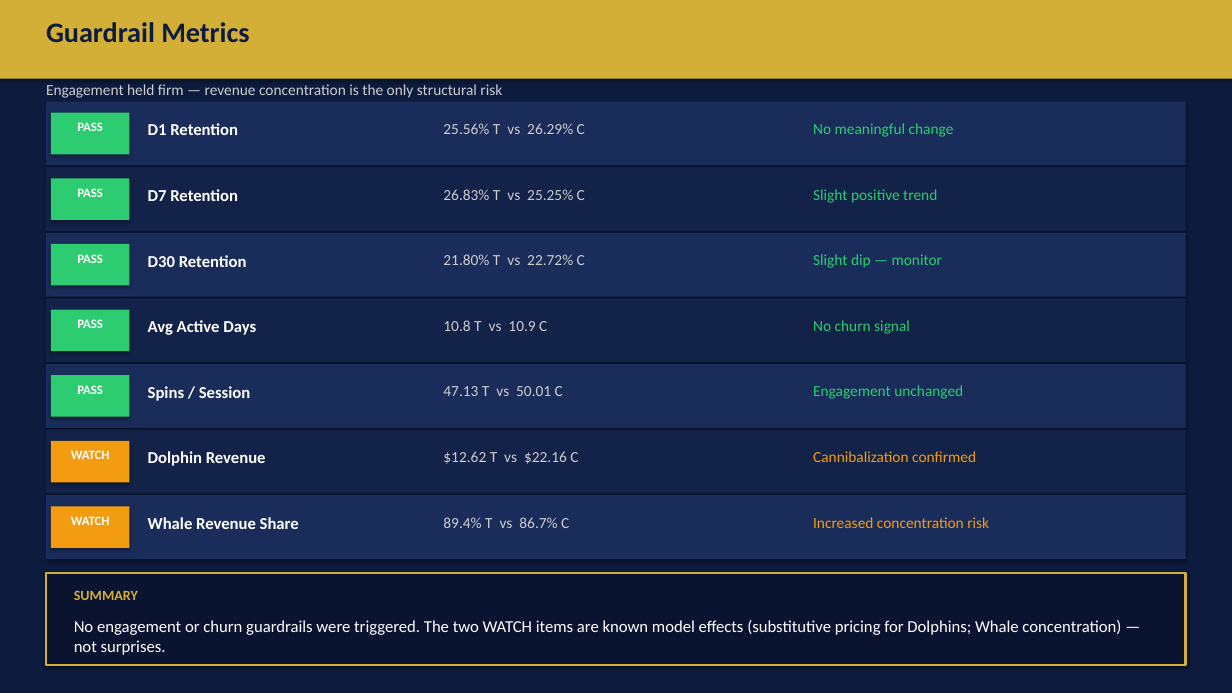
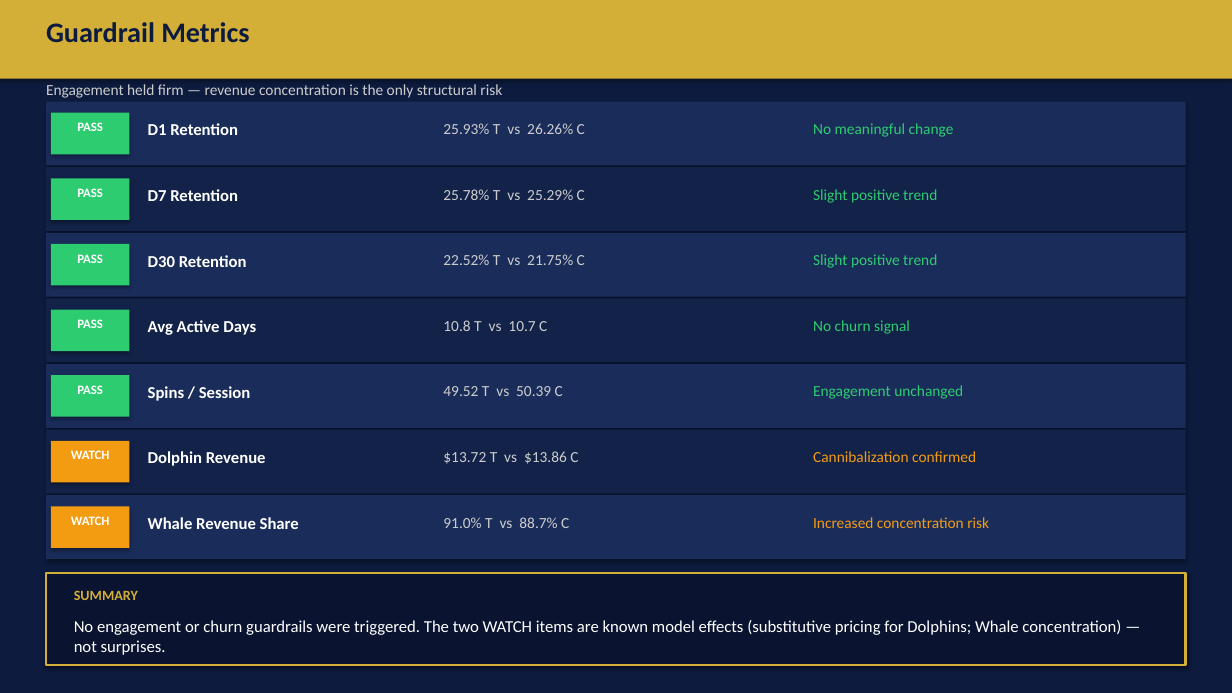
Before and after one commit to DannyEzersky/royal-flush-casino, a slide deck: slide 8 of exports/royal_spin_ab_test.pptx. Drawn at 1232x693 pixels with LibreOffice and Linux fonts; fonts in the diff are those of the drawing. Boxes give left, top, right and bottom in pixels: in the first picture for what was removed or moved away, otherwise in the second. Text is boxed around its words. In the diff, an @@ line names an element or a change of style, - is before the commit and + after.

```diff
--- a/exports/royal_spin_ab_test.pptx
+++ b/exports/royal_spin_ab_test.pptx
@@ text at (x1=443, y1=123, x2=585, y2=134): text changed @@
-25.56% T vs 26.29% C
+25.93% T vs 26.26% C
@@ text at (x1=443, y1=189, x2=585, y2=200): text changed @@
-26.83% T vs 25.25% C
+25.78% T vs 25.29% C
@@ text at (x1=443, y1=254, x2=585, y2=265): text changed @@
-21.80% T vs 22.72% C
+22.52% T vs 21.75% C
@@ text at (x1=813, y1=254, x2=937, y2=268): text changed @@
-Slight dip — monitor
+Slight positive trend
@@ text at (x1=443, y1=320, x2=547, y2=331): text changed @@
-10.8 T vs 10.9 C
+10.8 T vs 10.7 C
@@ text at (x1=443, y1=386, x2=563, y2=396): text changed @@
-47.13 T vs 50.01 C
+49.52 T vs 50.39 C
@@ text at (x1=443, y1=451, x2=578, y2=464): text changed @@
-$12.62 T vs $22.16 C
+$13.72 T vs $13.86 C
@@ text at (x1=443, y1=517, x2=569, y2=528): text changed @@
-89.4% T vs 86.7% C
+91.0% T vs 88.7% C
```
Also in this commit, not shown: 7 other slides changed, 5 other files.
